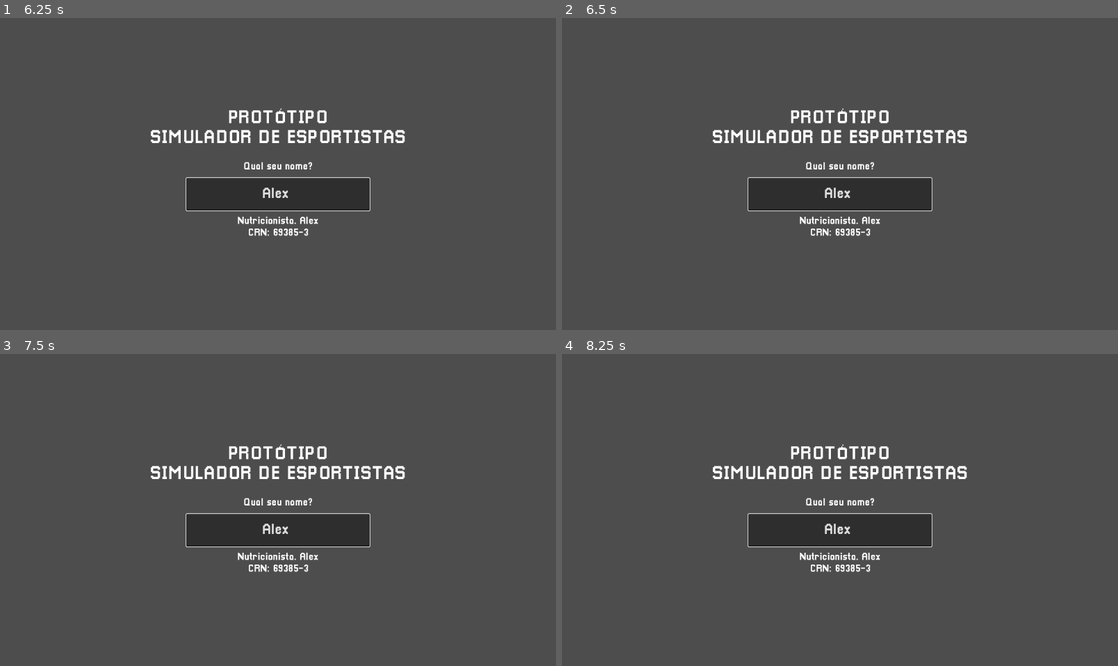
Above: before the commit, frames 1-4 (two rows, left to right).
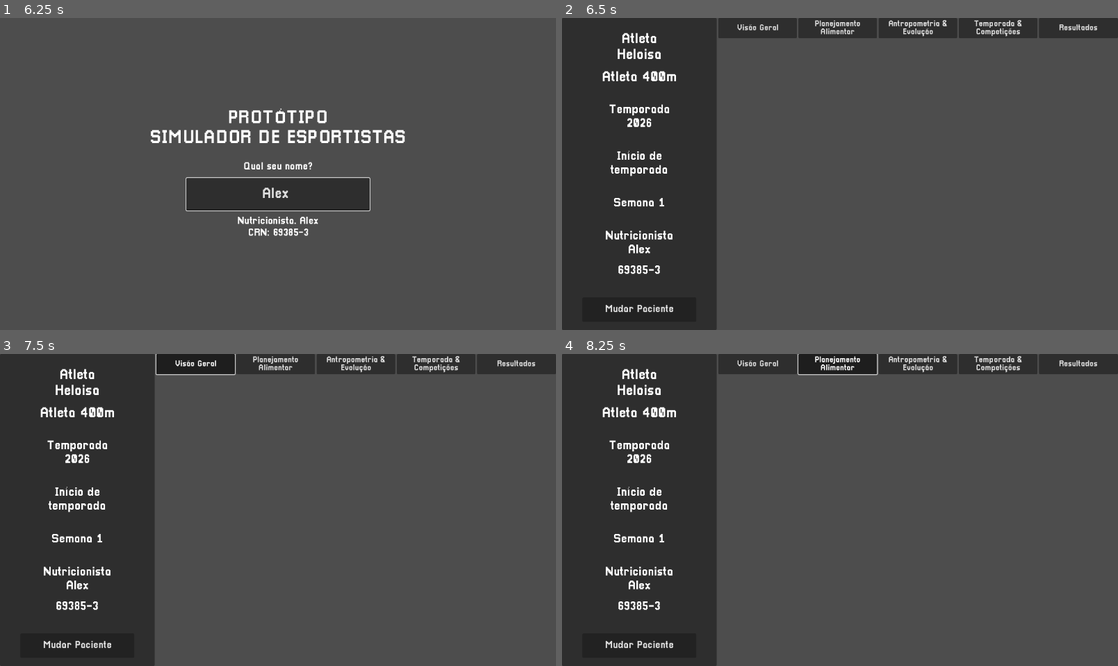
Above: after the commit, the same moments.

Repository: Deddon/simulador-de-esportistas
Game: Godot game, scene res://features/menus/start_menu/start_menu.tscn
The game is run twice, just before and just after one commit, with the same random seed, the same clock (stepped at 60 frames per second) and the same inputs. This scene is started directly instead of the project's main scene.
Inputs (mouse positions are in pixels of both pictures, inside the frame that each line leads up to):
- Up to frame 1 (6.25 s): click (278, 195) at 0.52 s; type "Alex" at 0.6 s; tap Enter at 1.25, 2.75, 4.25 s; move the mouse to (400, 158) at 1.27 s; tap Space at 2, 3.5, 5 s; move the mouse to (166, 189) at 2.02 s; move the mouse to (333, 105) at 2.77 s; move the mouse to (250, 236) at 3.52 s; move the mouse to (444, 220) at 4.27 s; move the mouse to (111, 127) at 5.02 s; move the mouse to (305, 174) at 5.77 s
- Up to frame 2 (6.5 s): no input
- Up to frame 3 (7.5 s): click (77, 644) at 6.5 s, where only the run after the commit has a clickable "Mudar Paciente"; click (194, 363) at 7.25 s, where only the run after the commit has a clickable "Visão Geral"
- Up to frame 4 (8.25 s): click (840, 363) at 8 s, where only the run after the commit has a clickable "Planejamento Alimentar"

Frame 1 is identical in both runs. In frame 2, 37% of the frame differs, in the area x 0-100%, y 0-100%; in frame 3, 37%; in frame 4, 37%.

Commit message:
Add start menu and main menu scene transition.

Diff:
--- a/features/menus/main_menu/side_bar/side_bar.gd
+++ b/features/menus/main_menu/side_bar/side_bar.gd
@@ -52,8 +52,13 @@
 
 
 func _fill_nutritionist() -> void:
-	nutritionist_name_label.text = "Nutricionista\nDaniela Navarro"
-	nutritionist_crn_label.text = "84562-3"
+	if GameBuffer.player_data.size() < 2:
+		nutritionist_name_label.text = "Nutricionista\n..."
+		nutritionist_crn_label.text = "00000-0"
+		return
+
+	nutritionist_name_label.text = "Nutricionista\n" + GameBuffer.player_data[0]
+	nutritionist_crn_label.text = GameBuffer.player_data[1]
 
 
 func _update_season_week() -> void:
--- a/features/menus/start_menu/start_menu.gd
+++ b/features/menus/start_menu/start_menu.gd
@@ -2,6 +2,7 @@
 extends Control
 
 
+@export var main_menu_packed_scene: PackedScene
 @export var player_name_line_edit: LineEdit
 @export var professional_name_and_crn_label: Label
 
@@ -12,23 +13,27 @@
 
 func _update_professional_name(submitted_name: String) -> void:
 	submitted_name = submitted_name.strip_edges()
+	var random_CRN: String = _calc_random_CRN()
+	var final_name: String
 
 	if " " in submitted_name:
 		var full_name_array: PackedStringArray = submitted_name.split(" ")
+		final_name = " ".join(full_name_array.slice(0, 2))
+
 		professional_name_and_crn_label.text = (
-			"Nutricionista. %s %s" % [full_name_array[0], full_name_array[-1]] +
-			"\nCRN: " + _calc_random_CRN()
+			"Nutricionista. %s" % final_name +
+			"\nCRN: " + random_CRN
 		)
-		professional_name_and_crn_label.text += "\nCRN: " + _calc_random_CRN()
 
 	else:
+		final_name = submitted_name
 		professional_name_and_crn_label.text = (
-			"Nutricionista. " + submitted_name + "\nCRN: " + _calc_random_CRN()
+			"Nutricionista. " + final_name + "\nCRN: " + random_CRN
 		)
 
-	GameBuffer.player_name = submitted_name
-	await get_tree().create_timer(3).timeout
-	print("TRYING TO CHANGE SCENE")
+	GameBuffer.player_data = PackedStringArray([final_name, random_CRN])
+	await get_tree().create_timer(5).timeout
+	get_tree().change_scene_to_packed(main_menu_packed_scene)
 
 
 func _calc_random_CRN() -> String:
--- a/features/menus/start_menu/start_menu.tscn
+++ b/features/menus/start_menu/start_menu.tscn
@@ -1,7 +1,8 @@
-[gd_scene load_steps=6 format=3 uid="uid://cgtb0u1cyeb7b"]
+[gd_scene load_steps=7 format=3 uid="uid://cgtb0u1cyeb7b"]
 
 [ext_resource type="Theme" uid="uid://b0kpgts88gl8a" path="res://shared/resources/themes/common_theme.tres" id="1_ed43s"]
 [ext_resource type="Script" uid="uid://bo33i0xmwofjh" path="res://features/menus/start_menu/start_menu.gd" id="2_luu7m"]
+[ext_resource type="PackedScene" uid="uid://8lavtnbaoq37" path="res://features/menus/main_menu/new_main_menu.tscn" id="3_s0r3t"]
 
 [sub_resource type="LabelSettings" id="LabelSettings_luu7m"]
 font_size = 45
@@ -21,6 +22,7 @@
 grow_vertical = 2
 theme = ExtResource("1_ed43s")
 script = ExtResource("2_luu7m")
+main_menu_packed_scene = ExtResource("3_s0r3t")
 player_name_line_edit = NodePath("CenterContainer/VBoxContainer/NameContainer/VBoxContainer/PlayerName")
 professional_name_and_crn_label = NodePath("CenterContainer/VBoxContainer/MarginContainer/ProfessionalName&CRN")
 metadata/_edit_lock_ = true
--- a/shared/autoloads/game_buffer.gd
+++ b/shared/autoloads/game_buffer.gd
@@ -1,7 +1,7 @@
 extends Node
 
 
-var player_name: String = ""
+var player_data: PackedStringArray
 var _buffered_sportsmen: Array[Sportsman]
 
 
